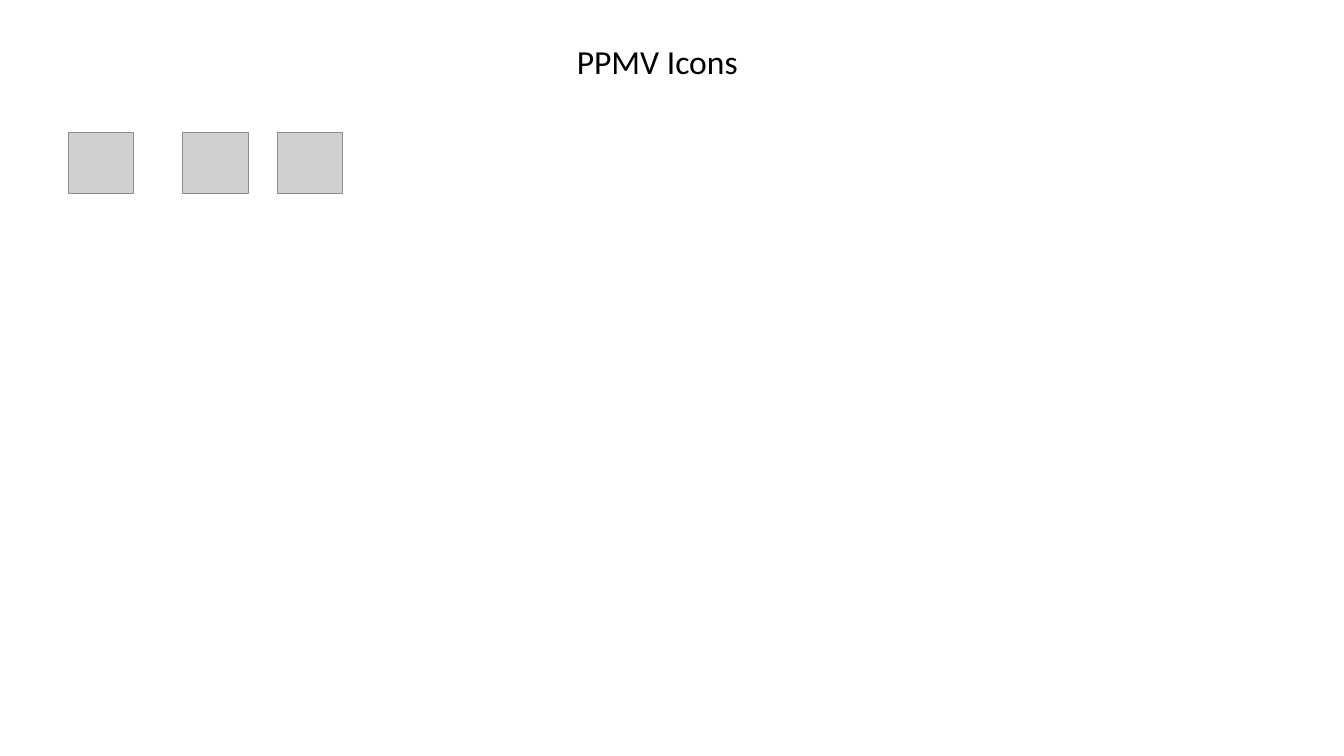
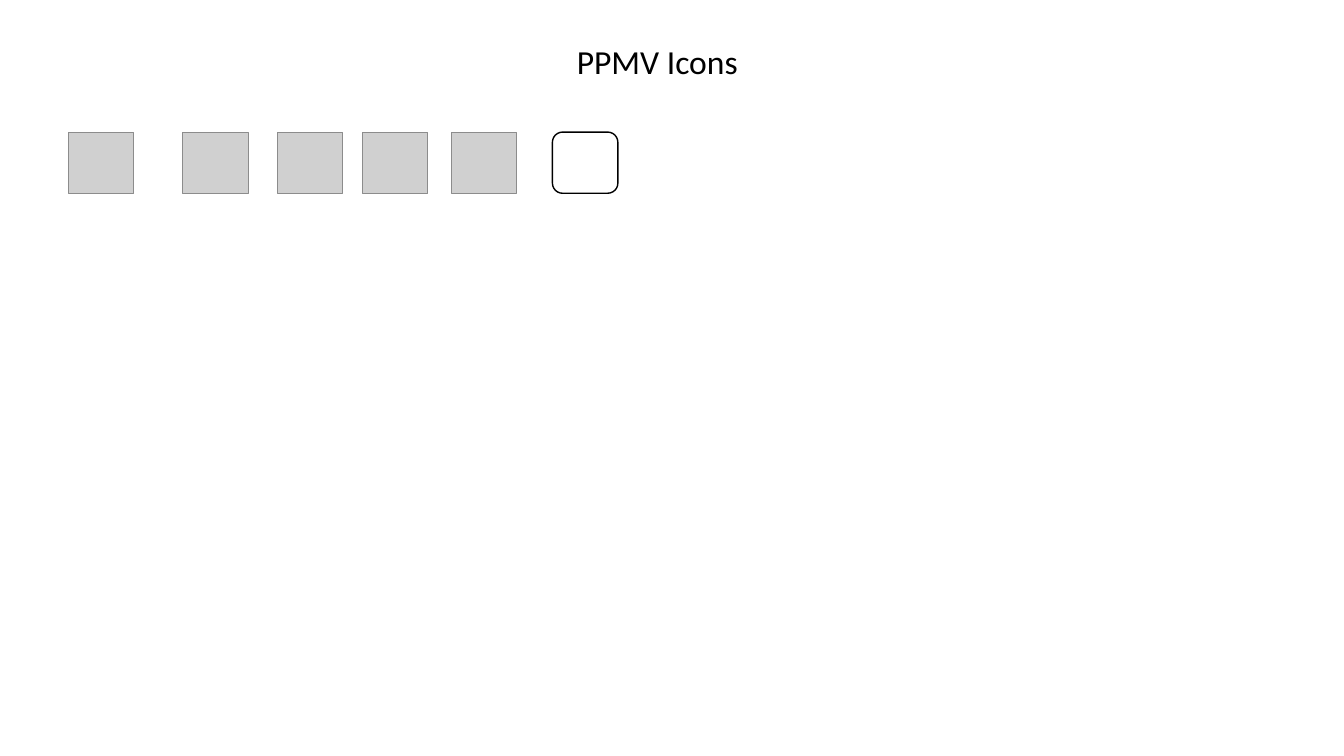
Before and after one commit to jcollini/PPMV__Physical_Property_Measurement_Viewer, a slide deck: slide 1 of PPMV_v1/icon_maker.pptx. Drawn at 1344x756 pixels with LibreOffice and Linux fonts; fonts in the diff are those of the drawing; grey boxes stand for pictures. Boxes give left, top, right and bottom in pixels: in the first picture for what was removed or moved away, otherwise in the second. Text is boxed around its words. In the diff, an @@ line names an element or a change of style, - is before the commit and + after.

```diff
--- a/PPMV_v1/icon_maker.pptx
+++ b/PPMV_v1/icon_maker.pptx
@@ picture added at <box>363,132,429,194</box> @@
@@ picture added at <box>452,132,517,194</box> @@
@@ rounded rectangle added at <box>553,132,618,194</box>, fill #FFFFFF, outline #000000 1 pt @@
```
Also in this commit, not shown: 3 slides added, 5 other files.
